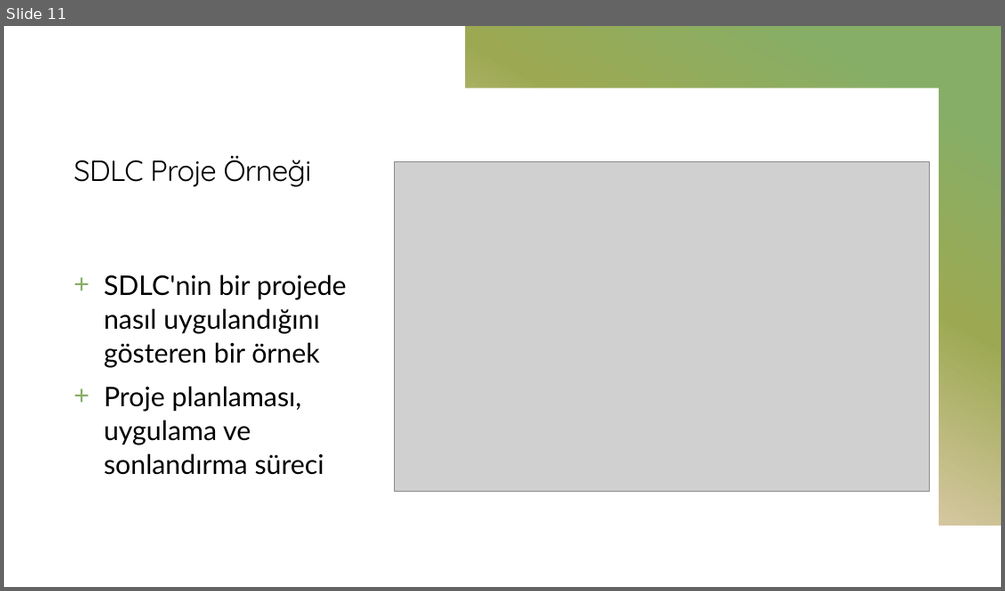
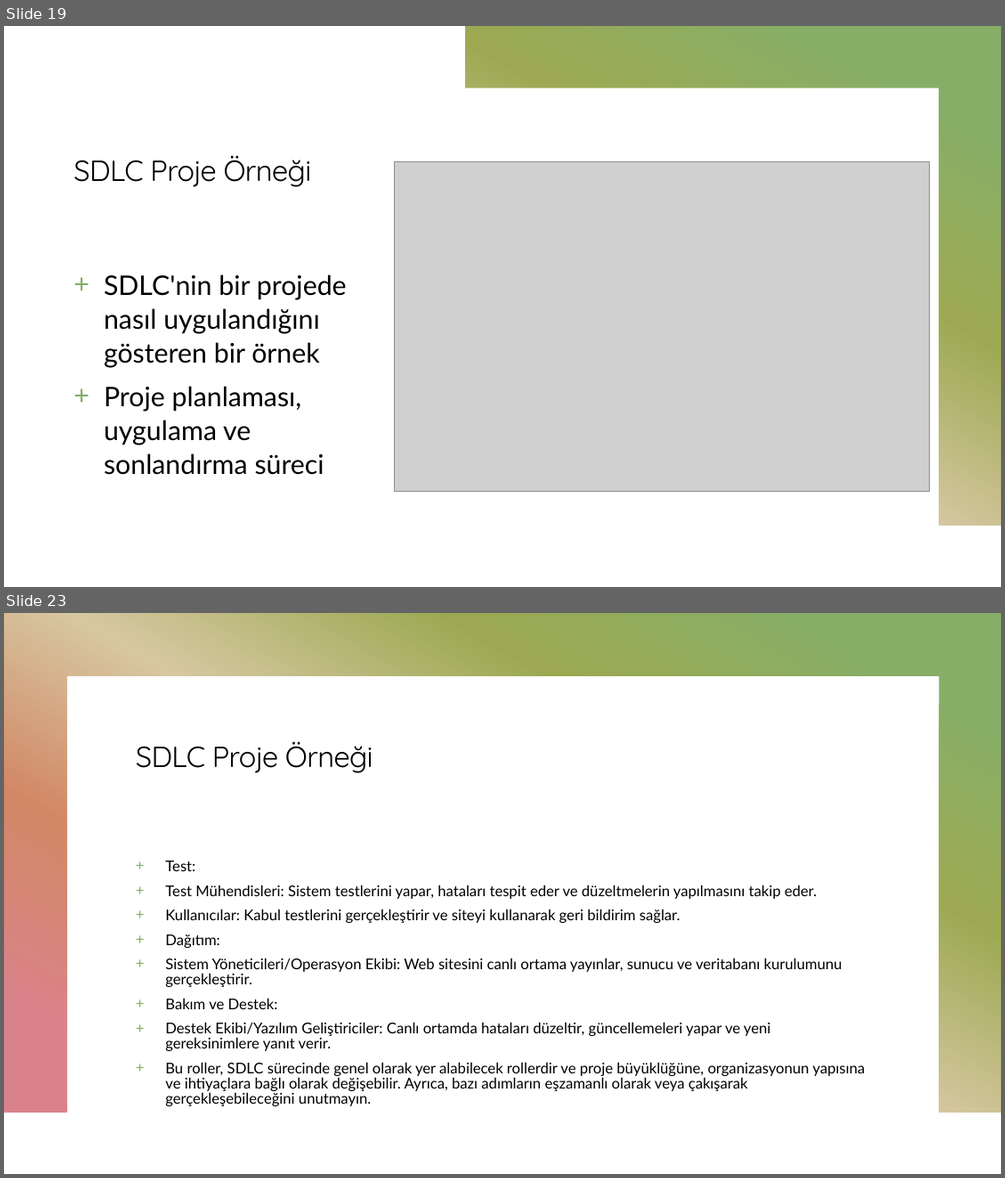
Before and after one commit to mehmetsungur/SDLC, a slide deck: SDLC.pptx. Shown one above the other, each under a label of ours: slide 11 before the commit, slides 19 and 23 after it; the slides between them are not shown. The pictures are 1005x591 and 1005x1178 pixels, drawn with LibreOffice and Linux fonts; fonts in the diff are those of the drawing; grey boxes stand for pictures. Boxes give left, top, right and bottom in pixels: in the first picture for what was removed or moved away, otherwise in the second. Text is boxed around its words. In the diff, an @@ line names an element or a change of style, - is before the commit and + after.

```diff
--- a/SDLC.pptx
+++ b/SDLC.pptx
@@ slide 23 added at <box>4,613,1001,1174</box>, background #FFFFFF; not listed: 1 template element that a slide beside it also shows @@
@@ title added at <box>136,741,373,773</box>, 28 pt, text #000000 @@
+SDLC Proje Örneği
@@ text added at <box>165,860,865,1106</box>, 14.3 pt, text #000000 @@
++ Test:
++ Test Mühendisleri: Sistem testlerini yapar, hataları tespit eder ve düzeltmelerin yapılmasını takip eder.
++ Kullanıcılar: Kabul testlerini gerçekleştirir ve siteyi kullanarak geri bildirim sağlar.
++ Dağıtım:
++ Sistem Yöneticileri/Operasyon Ekibi: Web sitesini canlı ortama yayınlar, sunucu ve veritabanı kurulumunu gerçekleştirir.
++ Bakım ve Destek:
++ Destek Ekibi/Yazılım Geliştiriciler: Canlı ortamda hataları düzeltir, güncellemeleri yapar ve yeni gereksinimlere yanıt verir.
++ Bu roller, SDLC sürecinde genel olarak yer alabilecek rollerdir ve proje büyüklüğüne, organizasyonun yapısına ve ihtiyaçlara bağlı olarak değişebilir. Ayrıca, bazı adımların eşzamanlı olarak veya çakışarak gerçekleşebileceğini unutmayın.
@@ what was slide 11 is now slide 19 @@
```
Also in this commit, not shown: 3 slides changed, 11 other slides added.
